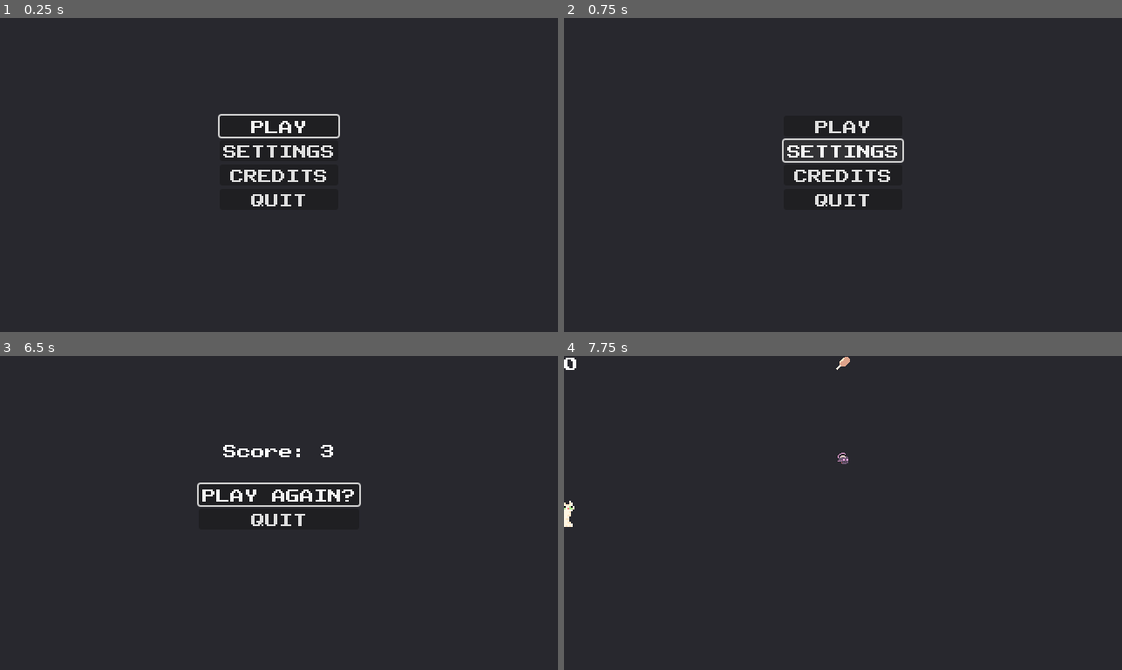
Above: before the commit, frames 1-4 (two rows, left to right).
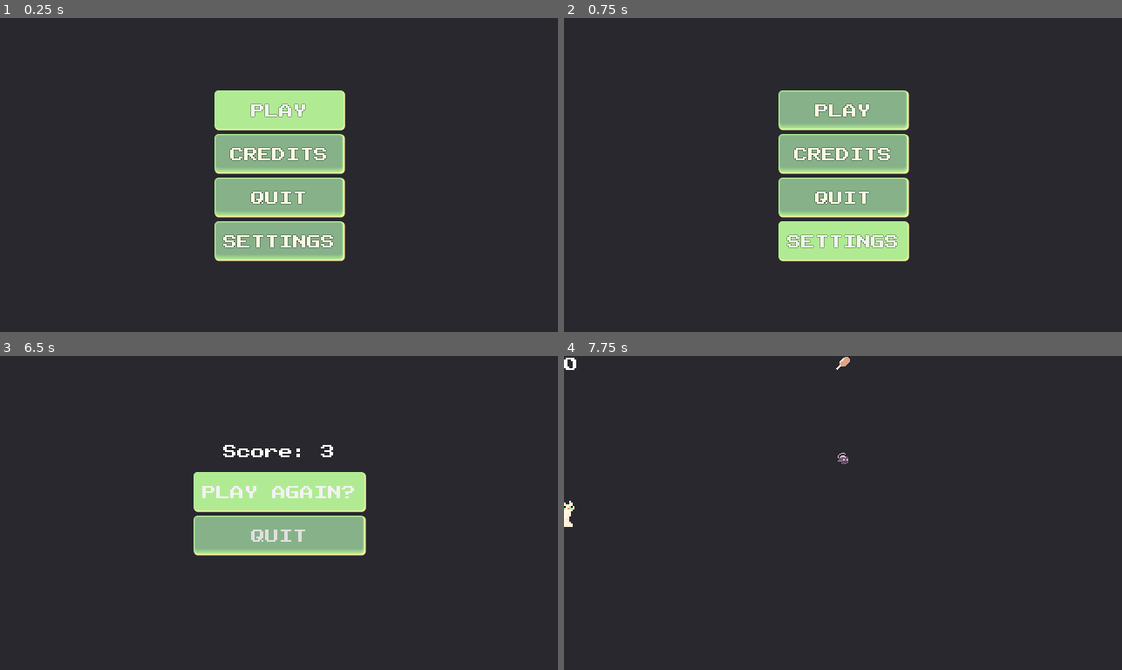
Above: after the commit, the same moments.

Repository: SpoopCats/FiniteStateMachine
Game: Godot game, scene res://scenes/UI/start_menu/start_menu.tscn
Same seed, same stepped clock (60 frames per second), same inputs: the game is played once before the commit and once after it.
Inputs:
- Up to frame 1 (0.25 s): no input
- Up to frame 2 (0.75 s): click "SETTINGS" at 0.5 s
- Up to frame 3 (6.5 s): click "CREDITS" at 1.25 s; click "PLAY" at 2 s; tap Enter (ui_accept) at 2.75, 3.02, 3.77, 5.27, 6.02 s
- Up to frame 4 (7.75 s): click "PLAY AGAIN?" at 6.5 s; tap Enter (ui_accept) at 7.25, 7.52 s

The runs differ from the first frame. In frame 1, 12% of the frame differs, in the area x 38-62%, y 23-78%; in frame 2, 12%; in frame 3, 7.7%; in frame 4, nothing differs.

Commit message:
Button themes + organization
Folders moved around. Button theme + resources created. Not sure if I will keep all this, but it's a start.

Diff:
--- a/sounds/music/bkground_music.tscn
+++ b/assets/sounds/music/bkground_music.tscn
@@ -1,6 +1,6 @@
 [gd_scene load_steps=2 format=3 uid="uid://dndaqxqkijv4l"]
 
-[ext_resource type="AudioStream" uid="uid://coy3sj03u68uq" path="res://sounds/music/ReClaimed.mp3" id="1_urnps"]
+[ext_resource type="AudioStream" uid="uid://coy3sj03u68uq" path="res://assets/sounds/music/ReClaimed.mp3" id="1_urnps"]
 
 [node name="BkgroundMusic" type="AudioStreamPlayer2D"]
 stream = ExtResource("1_urnps")
--- /dev/null
+++ b/assets/sounds/sfx/btm_sfx.tscn
@@ -0,0 +1,6 @@
+[gd_scene load_steps=2 format=3 uid="uid://tg3qapghkufc"]
+
+[ext_resource type="AudioStream" uid="uid://chjkfgft13jdb" path="res://assets/sounds/sfx/Btm - JDSherbert - Pixel UI SFX Pack - Cursor 3 (Sine).ogg" id="1_i6w1c"]
+
+[node name="BtmSfx" type="AudioStreamPlayer2D"]
+stream = ExtResource("1_i6w1c")
--- /dev/null
+++ b/assets/sounds/sfx/game_over.tscn
@@ -0,0 +1,6 @@
+[gd_scene load_steps=2 format=3 uid="uid://bv4hmpiqal3hg"]
+
+[ext_resource type="AudioStream" uid="uid://qyvvqffnu8xk" path="res://assets/sounds/sfx/Game_Over - JDSherbert - Pixel UI SFX Pack - Error 2 (Square).ogg" id="1_72a68"]
+
+[node name="GameOver" type="AudioStreamPlayer2D"]
+stream = ExtResource("1_72a68")
--- /dev/null
+++ b/assets/sounds/sfx/score_bonus.tscn
@@ -0,0 +1,6 @@
+[gd_scene load_steps=2 format=3 uid="uid://bt2arus0tm3hp"]
+
+[ext_resource type="AudioStream" uid="uid://boe2oolcd578f" path="res://assets/sounds/sfx/Score_Bonus - HunterAudio 8-Bit - Spring1.ogg" id="1_i6fwh"]
+
+[node name="ScoreBonus" type="AudioStreamPlayer2D"]
+stream = ExtResource("1_i6fwh")
--- /dev/null
+++ b/assets/sounds/sfx/top_sfx.tscn
@@ -0,0 +1,6 @@
+[gd_scene load_steps=2 format=3 uid="uid://c78kx521pu717"]
+
+[ext_resource type="AudioStream" uid="uid://kuocp7hkhx1x" path="res://assets/sounds/sfx/Top - JDSherbert - Pixel UI SFX Pack - Cursor 3 (Square).ogg" id="1_7edbg"]
+
+[node name="TopSfx" type="AudioStreamPlayer2D"]
+stream = ExtResource("1_7edbg")
--- a/project.godot
+++ b/project.godot
@@ -18,7 +18,7 @@
 
 GameEvents="*res://scenes/autoload/game_events.tscn"
 ScoreTracker="*res://scenes/autoload/score_tracker.tscn"
-GameOver="*res://sounds/sfx/game_over.tscn"
+GameOver="*res://assets/sounds/sfx/game_over.tscn"
 
 [display]
 
--- /dev/null
+++ b/resources/button_focus.tres
@@ -0,0 +1,23 @@
+[gd_resource type="StyleBoxFlat" format=3 uid="uid://dibaf77uuuqo2"]
+
+[resource]
+content_margin_left = 10.0
+content_margin_top = 10.0
+content_margin_right = 10.0
+content_margin_bottom = 10.0
+bg_color = Color(0.690196, 0.921569, 0.576471, 1)
+border_width_left = 2
+border_width_top = 2
+border_width_right = 2
+border_width_bottom = 6
+border_color = Color(0.690196, 0.921569, 0.576471, 1)
+border_blend = true
+corner_radius_top_left = 4
+corner_radius_top_right = 4
+corner_radius_bottom_right = 4
+corner_radius_bottom_left = 4
+expand_margin_top = 4.0
+expand_margin_bottom = 4.0
+shadow_color = Color(0.913725, 0.960784, 0.615686, 1)
+shadow_size = 1
+shadow_offset = Vector2(1, 1)
--- /dev/null
+++ b/resources/button_hover.tres
@@ -0,0 +1,23 @@
+[gd_resource type="StyleBoxFlat" format=3 uid="uid://bwlraalfxm1fp"]
+
+[resource]
+content_margin_left = 10.0
+content_margin_top = 10.0
+content_margin_right = 10.0
+content_margin_bottom = 10.0
+bg_color = Color(0.529412, 0.658824, 0.537255, 1)
+border_width_left = 2
+border_width_top = 2
+border_width_right = 2
+border_width_bottom = 6
+border_color = Color(0.690196, 0.921569, 0.576471, 1)
+border_blend = true
+corner_radius_top_left = 4
+corner_radius_top_right = 4
+corner_radius_bottom_right = 4
+corner_radius_bottom_left = 4
+expand_margin_top = 4.0
+expand_margin_bottom = 4.0
+shadow_color = Color(0.913725, 0.960784, 0.615686, 1)
+shadow_size = 1
+shadow_offset = Vector2(1, 1)
--- /dev/null
+++ b/resources/button_pressed.tres
@@ -0,0 +1,23 @@
+[gd_resource type="StyleBoxFlat" format=3 uid="uid://dvenp67mmktcx"]
+
+[resource]
+content_margin_left = 10.0
+content_margin_top = 10.0
+content_margin_right = 10.0
+content_margin_bottom = 10.0
+bg_color = Color(0.690196, 0.921569, 0.576471, 1)
+border_width_left = 2
+border_width_top = 2
+border_width_right = 2
+border_width_bottom = 6
+border_color = Color(0.690196, 0.921569, 0.576471, 1)
+border_blend = true
+corner_radius_top_left = 4
+corner_radius_top_right = 4
+corner_radius_bottom_right = 4
+corner_radius_bottom_left = 4
+expand_margin_top = 4.0
+expand_margin_bottom = 4.0
+shadow_color = Color(0.913725, 0.960784, 0.615686, 1)
+shadow_size = 1
+shadow_offset = Vector2(1, 1)
--- /dev/null
+++ b/resources/button_style.tres
@@ -0,0 +1,23 @@
+[gd_resource type="StyleBoxFlat" format=3 uid="uid://dich4w35od4yj"]
+
+[resource]
+content_margin_left = 10.0
+content_margin_top = 10.0
+content_margin_right = 10.0
+content_margin_bottom = 10.0
+bg_color = Color(0.529412, 0.698039, 0.537255, 1)
+border_width_left = 2
+border_width_top = 2
+border_width_right = 2
+border_width_bottom = 6
+border_color = Color(0.690196, 0.921569, 0.576471, 1)
+border_blend = true
+corner_radius_top_left = 4
+corner_radius_top_right = 4
+corner_radius_bottom_right = 4
+corner_radius_bottom_left = 4
+expand_margin_top = 4.0
+expand_margin_bottom = 4.0
+shadow_color = Color(1, 0.968627, 0.627451, 1)
+shadow_size = 1
+shadow_offset = Vector2(1, 1)
--- /dev/null
+++ b/resources/main_theme.tres
@@ -0,0 +1,15 @@
+[gd_resource type="Theme" load_steps=6 format=3 uid="uid://d3mnn2vdpemvj"]
+
+[ext_resource type="StyleBox" uid="uid://dibaf77uuuqo2" path="res://resources/button_focus.tres" id="1_mq7c5"]
+[ext_resource type="StyleBox" uid="uid://bwlraalfxm1fp" path="res://resources/button_hover.tres" id="2_jgjsa"]
+[ext_resource type="StyleBox" uid="uid://dich4w35od4yj" path="res://resources/button_style.tres" id="3_p73hp"]
+[ext_resource type="StyleBox" uid="uid://dvenp67mmktcx" path="res://resources/button_pressed.tres" id="4_3nw3g"]
+[ext_resource type="FontFile" uid="uid://420mvaqtu2k0" path="res://fonts/pixel_font.ttf" id="5_elkwr"]
+
+[resource]
+default_font = ExtResource("5_elkwr")
+Button/styles/focus = ExtResource("1_mq7c5")
+Button/styles/hover = ExtResource("2_jgjsa")
+Button/styles/hover_pressed = ExtResource("3_p73hp")
+Button/styles/normal = ExtResource("3_p73hp")
+Button/styles/pressed = ExtResource("4_3nw3g")
--- a/scenes/UI/game_over_menu/game_over_menu.gd
+++ b/scenes/UI/game_over_menu/game_over_menu.gd
@@ -5,7 +5,7 @@
 
 
 func _ready() -> void:
-	$MarginContainer/VBoxContainer/PlayAgain.grab_focus()
+	$MarginContainer/VBoxContainer/MarginContainer3/PlayAgain.grab_focus()
 
 
 func _on_play_again_pressed() -> void:
--- a/scenes/UI/game_over_menu/game_over_menu.tscn
+++ b/scenes/UI/game_over_menu/game_over_menu.tscn
@@ -1,7 +1,8 @@
-[gd_scene load_steps=4 format=3 uid="uid://4pbbpdmw12o7"]
+[gd_scene load_steps=5 format=3 uid="uid://4pbbpdmw12o7"]
 
 [ext_resource type="Script" path="res://scenes/UI/game_over_menu/game_over_menu.gd" id="1_d3v8l"]
-[ext_resource type="FontFile" uid="uid://420mvaqtu2k0" path="res://pixel_font.ttf" id="2_bfcaa"]
+[ext_resource type="Theme" uid="uid://d3mnn2vdpemvj" path="res://resources/main_theme.tres" id="1_ph0sh"]
+[ext_resource type="FontFile" uid="uid://420mvaqtu2k0" path="res://fonts/pixel_font.ttf" id="2_bfcaa"]
 [ext_resource type="Script" path="res://scenes/UI/game_over_menu/score_label.gd" id="2_fauem"]
 
 [node name="GameOverMenu" type="Control"]
@@ -11,6 +12,7 @@
 anchor_bottom = 1.0
 grow_horizontal = 2
 grow_vertical = 2
+theme = ExtResource("1_ph0sh")
 script = ExtResource("1_d3v8l")
 
 [node name="ColorRect" type="ColorRect" parent="."]
@@ -36,12 +38,22 @@
 [node name="VBoxContainer" type="VBoxContainer" parent="MarginContainer"]
 layout_mode = 2
 
-[node name="PlayAgain" type="Button" parent="MarginContainer/VBoxContainer"]
+[node name="MarginContainer3" type="MarginContainer" parent="MarginContainer/VBoxContainer"]
+layout_mode = 2
+theme_override_constants/margin_top = 5
+theme_override_constants/margin_bottom = 5
+
+[node name="PlayAgain" type="Button" parent="MarginContainer/VBoxContainer/MarginContainer3"]
 layout_mode = 2
 theme_override_fonts/font = ExtResource("2_bfcaa")
 text = "PLAY AGAIN?"
 
-[node name="Quit" type="Button" parent="MarginContainer/VBoxContainer"]
+[node name="MarginContainer2" type="MarginContainer" parent="MarginContainer/VBoxContainer"]
+layout_mode = 2
+theme_override_constants/margin_top = 5
+theme_override_constants/margin_bottom = 5
+
+[node name="Quit" type="Button" parent="MarginContainer/VBoxContainer/MarginContainer2"]
 layout_mode = 2
 theme_override_fonts/font = ExtResource("2_bfcaa")
 text = "QUIT"
@@ -64,5 +76,5 @@
 text = "Score Displayed"
 script = ExtResource("2_fauem")
 
-[connection signal="pressed" from="MarginContainer/VBoxContainer/PlayAgain" to="." method="_on_play_again_pressed"]
-[connection signal="pressed" from="MarginContainer/VBoxContainer/Quit" to="." method="_on_quit_pressed"]
+[connection signal="pressed" from="MarginContainer/VBoxContainer/MarginContainer3/PlayAgain" to="." method="_on_play_again_pressed"]
+[connection signal="pressed" from="MarginContainer/VBoxContainer/MarginContainer2/Quit" to="." method="_on_quit_pressed"]
--- a/scenes/UI/score_display/score_counter.tscn
+++ b/scenes/UI/score_display/score_counter.tscn
@@ -1,6 +1,6 @@
 [gd_scene load_steps=3 format=3 uid="uid://cyfii8hf534ly"]
 
-[ext_resource type="FontFile" uid="uid://420mvaqtu2k0" path="res://pixel_font.ttf" id="1_ui4kh"]
+[ext_resource type="FontFile" uid="uid://420mvaqtu2k0" path="res://fonts/pixel_font.ttf" id="1_ui4kh"]
 [ext_resource type="Script" path="res://scenes/UI/score_display/score_counter.gd" id="1_ul7em"]
 
 [node name="ScoreCounter" type="Label"]
--- a/scenes/UI/start_menu/start_menu.gd
+++ b/scenes/UI/start_menu/start_menu.gd
@@ -5,7 +5,7 @@
 # see this tutorial to setup: https://youtu.be/Mx3iyz8AUAE?si=6mYd4O2LqKQbzZlQ&t=165
 
 func _ready() -> void:
-	$MarginContainer/VBoxContainer/Play.grab_focus()
+	$MarginContainer/VBoxContainer/MarginContainer/Play.grab_focus()
 
 
 func _on_play_pressed() -> void:
--- a/scenes/UI/start_menu/start_menu.tscn
+++ b/scenes/UI/start_menu/start_menu.tscn
@@ -1,7 +1,8 @@
-[gd_scene load_steps=3 format=3 uid="uid://b4lfsea1krr1s"]
+[gd_scene load_steps=4 format=3 uid="uid://b4lfsea1krr1s"]
 
+[ext_resource type="Theme" uid="uid://d3mnn2vdpemvj" path="res://resources/main_theme.tres" id="1_ehnkx"]
 [ext_resource type="Script" path="res://scenes/UI/start_menu/start_menu.gd" id="1_vbvoa"]
-[ext_resource type="FontFile" uid="uid://420mvaqtu2k0" path="res://pixel_font.ttf" id="2_1vqnp"]
+[ext_resource type="FontFile" uid="uid://420mvaqtu2k0" path="res://fonts/pixel_font.ttf" id="2_1vqnp"]
 
 [node name="StartMenu" type="Control"]
 layout_mode = 3
@@ -10,6 +11,7 @@
 anchor_bottom = 1.0
 grow_horizontal = 2
 grow_vertical = 2
+theme = ExtResource("1_ehnkx")
 script = ExtResource("1_vbvoa")
 
 [node name="ColorRect" type="ColorRect" parent="."]
@@ -35,27 +37,55 @@
 [node name="VBoxContainer" type="VBoxContainer" parent="MarginContainer"]
 layout_mode = 2
 
-[node name="Play" type="Button" parent="MarginContainer/VBoxContainer"]
+[node name="MarginContainer" type="MarginContainer" parent="MarginContainer/VBoxContainer"]
 layout_mode = 2
+theme_override_constants/margin_top = 5
+theme_override_constants/margin_bottom = 5
+
+[node name="Play" type="Button" parent="MarginContainer/VBoxContainer/MarginContainer"]
+layout_mode = 2
+theme_override_colors/font_color = Color(1, 0.968627, 0.894118, 1)
+theme_override_constants/outline_size = 1
 theme_override_fonts/font = ExtResource("2_1vqnp")
 text = "PLAY"
 
-[node name="Settings" type="Button" parent="MarginContainer/VBoxContainer"]
+[node name="MarginContainer2" type="MarginContainer" parent="MarginContainer/VBoxContainer"]
 layout_mode = 2
+theme_override_constants/margin_top = 5
+theme_override_constants/margin_bottom = 5
+
+[node name="Credits" type="Button" parent="MarginContainer/VBoxContainer/MarginContainer2"]
+layout_mode = 2
+theme_override_colors/font_color = Color(1, 0.968627, 0.894118, 1)
+theme_override_constants/outline_size = 1
+theme_override_fonts/font = ExtResource("2_1vqnp")
+text = "CREDITS"
+
+[node name="MarginContainer3" type="MarginContainer" parent="MarginContainer/VBoxContainer"]
+layout_mode = 2
+theme_override_constants/margin_top = 5
+theme_override_constants/margin_bottom = 5
+
+[node name="Quit" type="Button" parent="MarginContainer/VBoxContainer/MarginContainer3"]
+layout_mode = 2
+theme_override_colors/font_color = Color(1, 0.968627, 0.894118, 1)
+theme_override_constants/outline_size = 1
+theme_override_fonts/font = ExtResource("2_1vqnp")
+text = "QUIT"
+
+[node name="MarginContainer4" type="MarginContainer" parent="MarginContainer/VBoxContainer"]
+layout_mode = 2
+theme_override_constants/margin_top = 5
+theme_override_constants/margin_bottom = 5
+
+[node name="Settings" type="Button" parent="MarginContainer/VBoxContainer/MarginContainer4"]
+layout_mode = 2
+theme_override_colors/font_color = Color(1, 0.968627, 0.894118, 1)
+theme_override_constants/outline_size = 1
 theme_override_fonts/font = ExtResource("2_1vqnp")
 text = "SETTINGS"
 
-[node name="Credits" type="Button" parent="MarginContainer/VBoxContainer"]
-layout_mode = 2
-theme_override_fonts/font = ExtResource("2_1vqnp")
-text = "CREDITS"
-
-[node name="Quit" type="Button" parent="MarginContainer/VBoxContainer"]
-layout_mode = 2
-theme_override_fonts/font = ExtResource("2_1vqnp")
-text = "QUIT"
-
-[connection signal="pressed" from="MarginContainer/VBoxContainer/Play" to="." method="_on_play_pressed"]
-[connection signal="pressed" from="MarginContainer/VBoxContainer/Settings" to="." method="_on_settings_pressed"]
-[connection signal="pressed" from="MarginContainer/VBoxContainer/Credits" to="." method="_on_credits_pressed"]
-[connection signal="pressed" from="MarginContainer/VBoxContainer/Quit" to="." method="_on_quit_pressed"]
+[connection signal="pressed" from="MarginContainer/VBoxContainer/MarginContainer/Play" to="." method="_on_play_pressed"]
+[connection signal="pressed" from="MarginContainer/VBoxContainer/MarginContainer2/Credits" to="." method="_on_credits_pressed"]
+[connection signal="pressed" from="MarginContainer/VBoxContainer/MarginContainer3/Quit" to="." method="_on_quit_pressed"]
+[connection signal="pressed" from="MarginContainer/VBoxContainer/MarginContainer4/Settings" to="." method="_on_settings_pressed"]
--- a/scenes/game_objects/enemy/enemy.tscn
+++ b/scenes/game_objects/enemy/enemy.tscn
@@ -1,10 +1,10 @@
 [gd_scene load_steps=6 format=3 uid="uid://cl5cnqewu3v31"]
 
 [ext_resource type="Script" path="res://scenes/game_objects/enemy/enemy.gd" id="1_kut5w"]
-[ext_resource type="Texture2D" uid="uid://bj6glpdrrmxyp" path="res://sprites/cats/cat-black.png" id="2_1rfl6"]
-[ext_resource type="Texture2D" uid="uid://cvobhtyplhcnd" path="res://sprites/cats/cat-brown.png" id="3_6342n"]
-[ext_resource type="Texture2D" uid="uid://cl16a1yue6yuw" path="res://sprites/cats/cat-orange.png" id="4_ob8dh"]
-[ext_resource type="Texture2D" uid="uid://dv51e8o2li7oh" path="res://sprites/cats/cat-white.png" id="5_amrve"]
+[ext_resource type="Texture2D" uid="uid://bj6glpdrrmxyp" path="res://assets/sprites/cats/cat-black.png" id="2_1rfl6"]
+[ext_resource type="Texture2D" uid="uid://cvobhtyplhcnd" path="res://assets/sprites/cats/cat-brown.png" id="3_6342n"]
+[ext_resource type="Texture2D" uid="uid://cl16a1yue6yuw" path="res://assets/sprites/cats/cat-orange.png" id="4_ob8dh"]
+[ext_resource type="Texture2D" uid="uid://dv51e8o2li7oh" path="res://assets/sprites/cats/cat-white.png" id="5_amrve"]
 
 [node name="Enemy" type="CharacterBody2D" groups=["enemy"]]
 position = Vector2(-16, -16)
--- a/scenes/game_objects/food/food.tscn
+++ b/scenes/game_objects/food/food.tscn
@@ -1,9 +1,9 @@
 [gd_scene load_steps=5 format=3 uid="uid://brea3ejwmo2bu"]
 
 [ext_resource type="Script" path="res://scenes/game_objects/food/food.gd" id="1_2x171"]
-[ext_resource type="Texture2D" uid="uid://d3yuktaahc4uj" path="res://sprites/apple-16x16.png" id="2_imhhl"]
-[ext_resource type="Texture2D" uid="uid://c81dp66ru802t" path="res://sprites/chicken-drumstick16x16.png" id="3_vs0hl"]
-[ext_resource type="Texture2D" uid="uid://k5400ogvvuj6" path="res://sprites/donut-2-16x16.png" id="4_isg2m"]
+[ext_resource type="Texture2D" uid="uid://d3yuktaahc4uj" path="res://assets/sprites/apple-16x16.png" id="2_imhhl"]
+[ext_resource type="Texture2D" uid="uid://c81dp66ru802t" path="res://assets/sprites/chicken-drumstick16x16.png" id="3_vs0hl"]
+[ext_resource type="Texture2D" uid="uid://k5400ogvvuj6" path="res://assets/sprites/donut-2-16x16.png" id="4_isg2m"]
 
 [node name="Food" type="Node2D" groups=["food"]]
 position = Vector2(284, 131)
--- a/scenes/game_objects/player/player.tscn
+++ b/scenes/game_objects/player/player.tscn
@@ -2,14 +2,14 @@
 
 [ext_resource type="Script" path="res://scenes/game_objects/player/player.gd" id="1_pdcg6"]
 [ext_resource type="Script" path="res://scenes/game_objects/player/state_machine.gd" id="2_alk6w"]
-[ext_resource type="Texture2D" uid="uid://dyswl6aq5igir" path="res://sprites/ralph.png" id="2_rkqnt"]
+[ext_resource type="Texture2D" uid="uid://dyswl6aq5igir" path="res://assets/sprites/ralph.png" id="2_rkqnt"]
 [ext_resource type="Script" path="res://scenes/game_objects/player/wait_btm.gd" id="3_87pjr"]
 [ext_resource type="Script" path="res://scenes/game_objects/player/moving_up.gd" id="4_s5y56"]
 [ext_resource type="Script" path="res://scenes/game_objects/player/wait_top.gd" id="5_bosfj"]
 [ext_resource type="Script" path="res://scenes/game_objects/player/moving_down.gd" id="6_att2s"]
-[ext_resource type="PackedScene" uid="uid://c78kx521pu717" path="res://sounds/sfx/top_sfx.tscn" id="8_rsc6e"]
-[ext_resource type="PackedScene" uid="uid://tg3qapghkufc" path="res://sounds/sfx/btm_sfx.tscn" id="9_5ijds"]
-[ext_resource type="PackedScene" uid="uid://bt2arus0tm3hp" path="res://sounds/sfx/score_bonus.tscn" id="10_w7u5x"]
+[ext_resource type="PackedScene" uid="uid://c78kx521pu717" path="res://assets/sounds/sfx/top_sfx.tscn" id="8_rsc6e"]
+[ext_resource type="PackedScene" uid="uid://tg3qapghkufc" path="res://assets/sounds/sfx/btm_sfx.tscn" id="9_5ijds"]
+[ext_resource type="PackedScene" uid="uid://bt2arus0tm3hp" path="res://assets/sounds/sfx/score_bonus.tscn" id="10_w7u5x"]
 
 [sub_resource type="CircleShape2D" id="CircleShape2D_qoavk"]
 radius = 8.0
--- a/scenes/game_objects/scorebonus/score_bonus.tscn
+++ b/scenes/game_objects/scorebonus/score_bonus.tscn
@@ -1,7 +1,7 @@
 [gd_scene load_steps=4 format=3 uid="uid://nvoh0pabewa6"]
 
 [ext_resource type="Script" path="res://scenes/game_objects/scorebonus/score_bonus.gd" id="1_2egkx"]
-[ext_resource type="Texture2D" uid="uid://5cry2juen66v" path="res://sprites/Peanut-Butter-32x32.png" id="2_ao4qs"]
+[ext_resource type="Texture2D" uid="uid://5cry2juen66v" path="res://assets/sprites/Peanut-Butter-32x32.png" id="2_ao4qs"]
 
 [sub_resource type="RectangleShape2D" id="RectangleShape2D_wwjp4"]
 size = Vector2(28, 32)
--- a/sounds/sfx/btm_sfx.tscn
+++ /dev/null
@@ -1,6 +0,0 @@
-[gd_scene load_steps=2 format=3 uid="uid://tg3qapghkufc"]
-
-[ext_resource type="AudioStream" uid="uid://chjkfgft13jdb" path="res://sounds/sfx/Btm - JDSherbert - Pixel UI SFX Pack - Cursor 3 (Sine).ogg" id="1_i6w1c"]
-
-[node name="BtmSfx" type="AudioStreamPlayer2D"]
-stream = ExtResource("1_i6w1c")
--- a/sounds/sfx/game_over.tscn
+++ /dev/null
@@ -1,6 +0,0 @@
-[gd_scene load_steps=2 format=3 uid="uid://bv4hmpiqal3hg"]
-
-[ext_resource type="AudioStream" uid="uid://qyvvqffnu8xk" path="res://sounds/sfx/Game_Over - JDSherbert - Pixel UI SFX Pack - Error 2 (Square).ogg" id="1_72a68"]
-
-[node name="GameOver" type="AudioStreamPlayer2D"]
-stream = ExtResource("1_72a68")
--- a/sounds/sfx/score_bonus.tscn
+++ /dev/null
@@ -1,6 +0,0 @@
-[gd_scene load_steps=2 format=3 uid="uid://bt2arus0tm3hp"]
-
-[ext_resource type="AudioStream" uid="uid://boe2oolcd578f" path="res://sounds/sfx/Score_Bonus - HunterAudio 8-Bit - Spring1.ogg" id="1_i6fwh"]
-
-[node name="ScoreBonus" type="AudioStreamPlayer2D"]
-stream = ExtResource("1_i6fwh")
--- a/sounds/sfx/top_sfx.tscn
+++ /dev/null
@@ -1,6 +0,0 @@
-[gd_scene load_steps=2 format=3 uid="uid://c78kx521pu717"]
-
-[ext_resource type="AudioStream" uid="uid://kuocp7hkhx1x" path="res://sounds/sfx/Top - JDSherbert - Pixel UI SFX Pack - Cursor 3 (Square).ogg" id="1_7edbg"]
-
-[node name="TopSfx" type="AudioStreamPlayer2D"]
-stream = ExtResource("1_7edbg")
Not shown, added: assets/sounds/music/Minigame Monkey.ogg.import
Not shown, added: assets/sounds/music/ReClaimed.mp3.import
Not shown, added: assets/sounds/sfx/Btm - JDSherbert - Pixel UI SFX Pack - Cursor 3 (Sine).ogg.import
Not shown, added: assets/sounds/sfx/Game_Over - JDSherbert - Pixel UI SFX Pack - Error 2 (Square).ogg.import
Not shown, added: assets/sounds/sfx/Score_Bonus - HunterAudio 8-Bit - Spring1.ogg.import
Not shown, added: assets/sounds/sfx/Top - JDSherbert - Pixel UI SFX Pack - Cursor 3 (Square).ogg.import
Renamed: sprites/Peanut-Butter-32x32.png -> assets/sprites/Peanut-Butter-32x32.png
Not shown, changed: assets/sprites/Peanut-Butter-32x32.png.import
Renamed: sprites/apple-16x16.png -> assets/sprites/apple-16x16.png
Not shown, changed: assets/sprites/apple-16x16.png.import
Renamed: sprites/cats/cat-black.png -> assets/sprites/cats/cat-black.png
Not shown, changed: assets/sprites/cats/cat-black.png.import
(and 26 more such lines)
